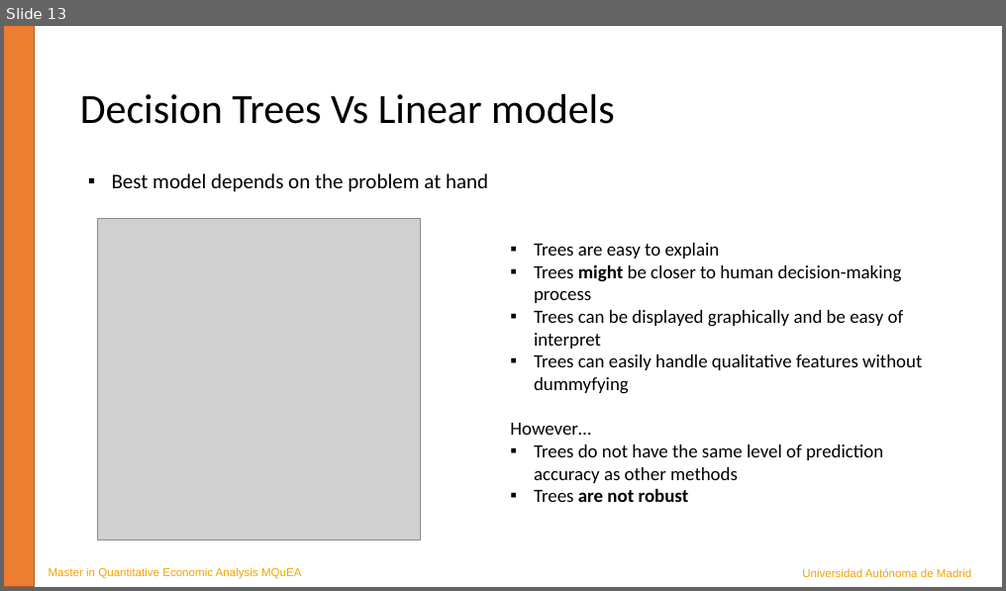
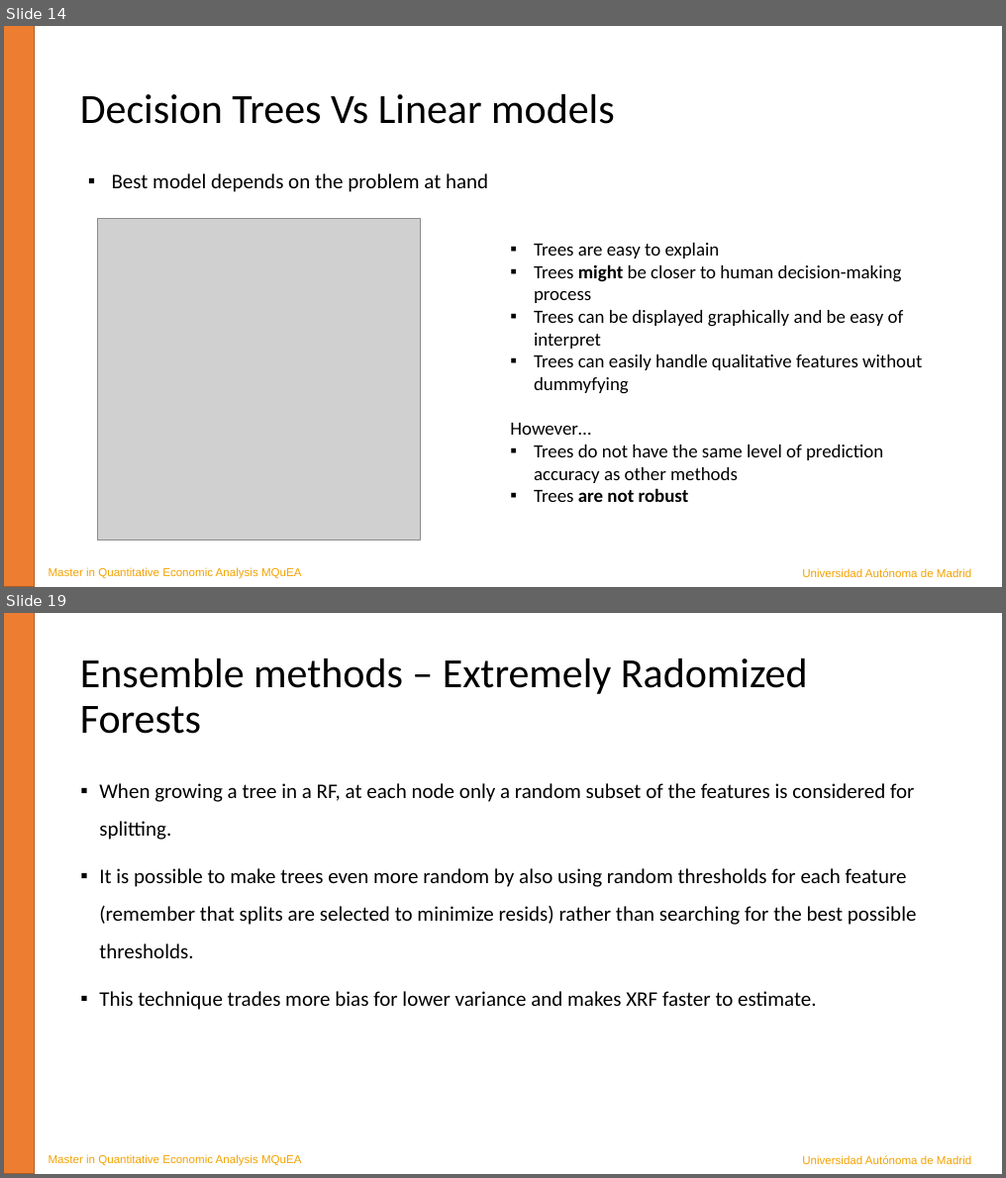
Before and after one commit to JavierBas/IMLEF-MQuEA, a slide deck: Course content/Slides/Topic 5 - Tree-based methods.pptx. Shown one above the other, each under a label of ours: slide 13 before the commit, slides 14 and 19 after it; the slides between them are not shown. The pictures are 1006x591 and 1006x1178 pixels, drawn with LibreOffice and Linux fonts; fonts in the diff are those of the drawing; grey boxes stand for pictures. Boxes give left, top, right and bottom in pixels: in the first picture for what was removed or moved away, otherwise in the second. Text is boxed around its words. In the diff, an @@ line names an element or a change of style, - is before the commit and + after.

```diff
--- a/Course content/Slides/Topic 5 - Tree-based methods.pptx
+++ b/Course content/Slides/Topic 5 - Tree-based methods.pptx
@@ slide 19 added at (x1=4, y1=613, x2=1002, y2=1174), background #FFFFFF @@
@@ rectangle added at (x1=4, y1=613, x2=35, y2=1174), fill #ED7D31, outline #AF5C24 1 pt @@
@@ title added at (x1=80, y1=659, x2=808, y2=734), 40 pt, text #000000 @@
+Ensemble methods – Extremely Radomized Forests
@@ text added at (x1=99, y1=783, x2=917, y2=1010), 20 pt, text #000000 @@
+▪ When growing a tree in a RF, at each node only a random subset of the features is considered for splitting.
+▪ It is possible to make trees even more random by also using random thresholds for each feature (remember that splits are selected to minimize resids) rather than searching for the best possible thresholds.
+▪ This technique trades more bias for lower variance and makes XRF faster to estimate.
@@ text added at (x1=49, y1=1155, x2=301, y2=1166), 11 pt, text #F4A200 @@
+Master in Quantitative Economic Analysis MQuEA
@@ text added at (x1=802, y1=1156, x2=971, y2=1164), 11 pt, text #F4A200 @@
+Universidad Autónoma de Madrid
@@ what was slide 13 is now slide 14 @@
```
Also in this commit, not shown: 3 slides changed, 6 other slides added, 1 other file.
